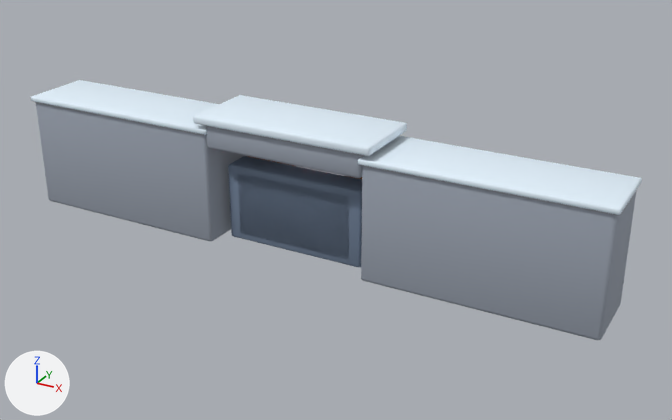
The Blender file assets-source/blender/buildings/wall_gate.blend, before and after one commit.
One viewpoint serves both versions: a 50 mm camera at (9.32, -15.39, 8.76) aimed at (0.7, 0.28, 0.92). Lighting does not change. The marker at lower left points along +X, +Y and +Z. The picture after the commit comes second.

The scene before the commit, as lines of its bpy script (objects in view):
```python
me_cube_024 = bpy.data.meshes.new('Cube.024')
me_cube_024.from_pydata(...)  # a box spanning x -1.6..1.6, y -0.85..0.85, z -0.32..0.32
me_cube_024.polygons.foreach_set('use_smooth', [True] * 6)
me_cube_024.materials.append(mat_mat_lodproxy)  # greyish blue #76869e
me_cube_025 = bpy.data.meshes.new('Cube.025')
me_cube_025.from_pydata(...)  # a box spanning x -1.35..1.35, y -0.73..0.73, z -0.32..0.32
me_cube_025.polygons.foreach_set('use_smooth', [True] * 6)
me_cube_025.materials.append(mat_mat_lodproxy)  # greyish blue #76869e
me_cube_027 = bpy.data.meshes.new('Cube.027')
me_cube_027.from_pydata(...)  # a box spanning x -2.4..2.4, y -1.3..1.3, z -0.75..0.75
me_cube_027.polygons.foreach_set('use_smooth', [True] * 6)
me_cube_027.materials.append(mat_mat_wall_stone)  # grey #9ea6b3
ob_lod1_proxy_wall = bpy.data.objects.new('LOD1_PROXY_wall', me_cube_024)
ob_lod1_proxy_wall.parent = ob_lod1
ob_lod1_proxy_wall.location = (0.0, 0.88, 0.0)
_m = ob_lod1_proxy_wall.modifiers.new('soft bevel', 'BEVEL')
_m.width = 0.06
_m.width_pct = 0.06
_m.segments = 2
ob_lod2_proxy_wall = bpy.data.objects.new('LOD2_PROXY_wall', me_cube_025)
ob_lod2_proxy_wall.parent = ob_lod2
ob_lod2_proxy_wall.location = (0.0, 0.88, 0.0)
_m = ob_lod2_proxy_wall.modifiers.new('soft bevel', 'BEVEL')
_m.width = 0.02
_m.width_pct = 0.02
_m.segments = 2
ob_wallright = bpy.data.objects.new('wallRight', me_cube_027)
ob_wallright.parent = ob_wallgateroot
ob_wallright.location = (4.2, 1.3, 0.0)
_m = ob_wallright.modifiers.new('soft bevel', 'BEVEL')
_m.width = 0.08
_m.width_pct = 0.08
_m.segments = 2
# also in view: 'wallTrimLeft' at (-4.2, 0.0, 2.55); 'gateLintel' at (0.0, 0.0, 2.45); 'gateSnowCap' at (0.0, 0.0, 2.8); 'wallLeft' at (-4.2, 0.0, 1.3); 'wallTrimRight' at (4.2, 0.0, 2.55)
```
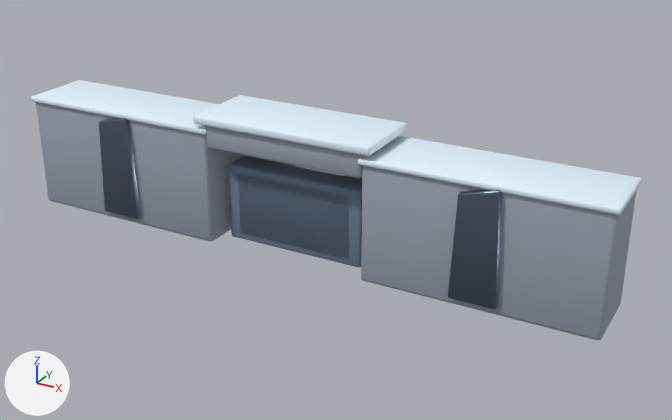
The change, as JSON lines over the scene's bpy script:
```json
{"op": "add", "block": "me_wallbuttress_1mesh", "code": ["me_wallbuttress_1mesh = bpy.data.meshes.new('wallButtress.1Mesh')", "me_wallbuttress_1mesh.from_pydata([(-0.48, 0.2, -0.17), (0.48, 0.2, -0.17), (0.38, 2.55, -0.17), (-0.38, 2.35, -0.17), (-0.48, 0.2, 0.17), (0.48, 0.2, 0.17), (0.38, 2.55, 0.17), (-0.38, 2.35, 0.17)], [], [(3, 2, 1, 0), (4, 5, 6, 7), (0, 1, 5, 4), (1, 2, 6, 5), (2, 3, 7, 6), (3, 0, 4, 7)])", "me_wallbuttress_1mesh.polygons.foreach_set('use_smooth', [True] * 6)", "me_wallbuttress_1mesh.materials.append(mat_mat_wall_metal)  # greyish blue #6f7c8e"]}
{"op": "add", "block": "ob_wallbuttress_1", "code": ["ob_wallbuttress_1 = bpy.data.objects.new('wallButtress.1', me_wallbuttress_1mesh)", "ob_wallbuttress_1.parent = ob_wallgateroot", "ob_wallbuttress_1.location = (4.2, 0.0, 0.72)", "_m = ob_wallbuttress_1.modifiers.new('soft bevel', 'BEVEL')", "_m.width = 0.035", "_m.width_pct = 0.035", "_m.segments = 2"]}
{"op": "add", "block": "ob_wallbuttress__1", "code": ["ob_wallbuttress__1 = bpy.data.objects.new('wallButtress.-1', me_wallbuttress_1mesh.copy())", "ob_wallbuttress__1.parent = ob_wallgateroot", "ob_wallbuttress__1.location = (-4.2, 0.0, 0.72)", "_m = ob_wallbuttress__1.modifiers.new('soft bevel', 'BEVEL')", "_m.width = 0.035", "_m.width_pct = 0.035", "_m.segments = 2"]}
```

Location of each change, (x1, y1, x2, y2) in pixels of the pictures (672 x 420 px):
```json
{"object": "wallButtress.1", "change": "added", "after": [448, 189, 502, 309]}
{"object": "wallButtress.-1", "change": "added", "after": [99, 118, 141, 219]}
```
